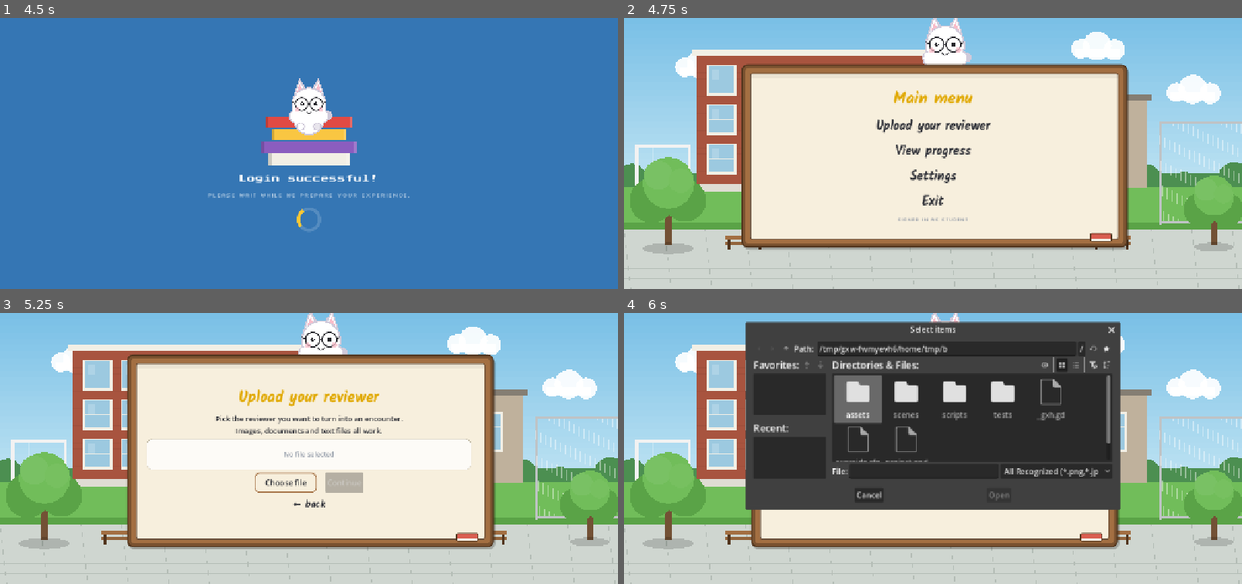
Above: before the commit, frames 1-4 (two rows, left to right).
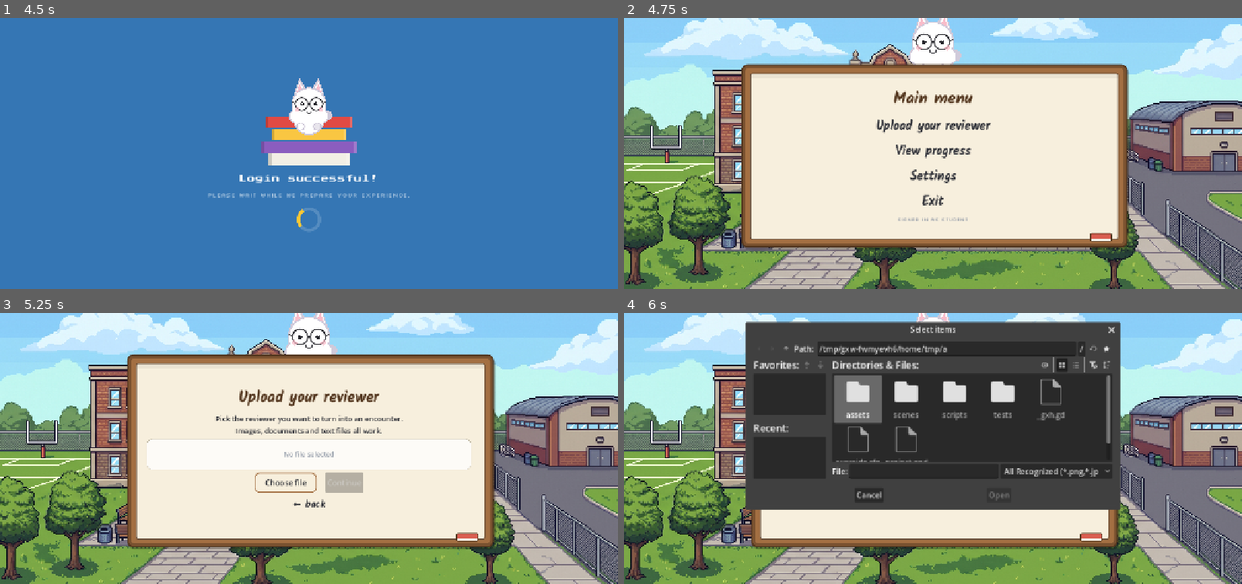
Above: after the commit, the same moments.

Repository: jekooo25/quizforge
Game: Godot game, scene res://scenes/main.tscn
The game is run twice, just before and just after one commit, with the same random seed, the same clock (stepped at 60 frames per second) and the same inputs.
Inputs (mouse positions are in pixels of both pictures, inside the frame that each line leads up to):
- Up to frame 1 (4.5 s): tap Enter at 0.5, 4.25 s; click (309, 153) at 0.67 s; click (309, 115) at 1.27 s; type "Alex" at 1.35 s; click (309, 137) at 1.5 s; type "12" at 1.58 s; click "Login" at 2 s; move the mouse to (185, 167) at 2.77 s; click (185, 167) at 2.92 s; tap Space at 3.5 s; move the mouse to (370, 93) at 3.52 s; click (370, 93) at 3.67 s; move the mouse to (278, 207) at 4.27 s; click (278, 207) at 4.42 s
- Up to frame 2 (4.75 s): no input
- Up to frame 3 (5.25 s): click "Upload your reviewer" at 5 s
- Up to frame 4 (6 s): click "Choose file" at 5.75 s

Frame 1 is identical in both runs. In frame 2, 47% of the frame differs, in the area x 0-100%, y 0-100%; in frame 3, 48%; in frame 4, 43%.

Commit message:
Photo background on every screen; board titles and empty rows fixed
Menu, upload, progress and settings now use the campus photo, so the whole
app matches the login flow. Yellow titles sat at low contrast on the cream
sheet, so they use the same dark wood as the logo. Progress showed
'Student Student' with blank rows when nothing was filled in; empty values
now read as a dash.

Diff:
--- a/scripts/screens/menu_screen.gd
+++ b/scripts/screens/menu_screen.gd
@@ -1,12 +1,11 @@
 extends Control
 ## Main menu on the bulletin board, mascot peeking over the top edge.
 
-const Backdrop := preload("res://scripts/ui/backdrop.gd")
 const Cat := preload("res://scripts/ui/cat_mascot.gd")
 
 
 func _ready() -> void:
-	var bg: Control = Backdrop.new()
+	var bg: Control = PhotoBackdrop.create()
 	add_child(bg)
 	bg.set_anchors_and_offsets_preset(Control.PRESET_FULL_RECT)
 
@@ -16,10 +15,10 @@
 	cat.anchor_right = 0.5
 	cat.anchor_top = 0.0
 	cat.anchor_bottom = 0.0
-	cat.offset_left = -55.0
-	cat.offset_right = 105.0
-	cat.offset_top = -14.0
-	cat.offset_bottom = 136.0
+	cat.offset_left = -80.0
+	cat.offset_right = 80.0
+	cat.offset_top = -36.0
+	cat.offset_bottom = 148.0
 	add_child(cat)
 
 	var center := CenterContainer.new()
@@ -30,7 +29,7 @@
 	board.custom_minimum_size = Vector2(800, 380)
 	center.add_child(board)
 
-	var title := UITheme.script("Main menu", 34, UITheme.YELLOW_DEEP)
+	var title := UITheme.script("Main menu", 34, UITheme.WOOD_DARK)
 	title.horizontal_alignment = HORIZONTAL_ALIGNMENT_CENTER
 	board.content.add_child(title)
 
--- a/scripts/screens/progress_screen.gd
+++ b/scripts/screens/progress_screen.gd
@@ -1,13 +1,13 @@
 extends Control
 ## Progress: what we know about this student so far.
 
-const Backdrop := preload("res://scripts/ui/backdrop.gd")
-
-var _stats: Array = []
+func _or_dash(value: String) -> String:
+	var v := value.strip_edges()
+	return v if v != "" else "—"
 
 
 func _ready() -> void:
-	var bg: Control = Backdrop.new()
+	var bg: Control = PhotoBackdrop.create()
 	add_child(bg)
 	bg.set_anchors_and_offsets_preset(Control.PRESET_FULL_RECT)
 
@@ -19,15 +19,17 @@
 	board.custom_minimum_size = Vector2(660, 400)
 	center.add_child(board)
 
-	var title := UITheme.script("Progress", 34, UITheme.YELLOW_DEEP)
+	var title := UITheme.script("Progress", 34, UITheme.WOOD_DARK)
 	title.horizontal_alignment = HORIZONTAL_ALIGNMENT_CENTER
 	board.content.add_child(title)
 
+	# an empty field should read as empty, not as a blank row
+	var who := Nav.display_name() if str(Nav.user.get("first_name", "")).strip_edges() != "" else "—"
 	var lines := [
-		{"k": "Student", "v": Nav.display_name()},
-		{"k": "School", "v": str(Nav.user.get("school", "—"))},
-		{"k": "Student ID", "v": str(Nav.user.get("student_id", "—"))},
-		{"k": "Reviewer", "v": str(Nav.user.get("reviewer_file", "")).get_file() if str(Nav.user.get("reviewer_file", "")) != "" else "—"},
+		{"k": "Student", "v": who},
+		{"k": "School", "v": _or_dash(str(Nav.user.get("school", "")))},
+		{"k": "Student ID", "v": _or_dash(str(Nav.user.get("student_id", "")))},
+		{"k": "Reviewer", "v": _or_dash(str(Nav.user.get("reviewer_file", "")).get_file())},
 		{"k": "Encounters", "v": Nav.encounter_title if Nav.encounter_ready else "0"},
 	]
 	for line in lines:
--- a/scripts/screens/settings_screen.gd
+++ b/scripts/screens/settings_screen.gd
@@ -1,11 +1,9 @@
 extends Control
 ## Settings: music and SFX sliders on the yellow panel from the design.
 
-const Backdrop := preload("res://scripts/ui/backdrop.gd")
-
 
 func _ready() -> void:
-	var bg: Control = Backdrop.new()
+	var bg: Control = PhotoBackdrop.create()
 	add_child(bg)
 	bg.set_anchors_and_offsets_preset(Control.PRESET_FULL_RECT)
 
--- a/scripts/screens/upload_screen.gd
+++ b/scripts/screens/upload_screen.gd
@@ -2,7 +2,6 @@
 ## Reviewer upload. On desktop this opens Godot's file dialog; the design's
 ## Android picker is the same step on a phone.
 
-const Backdrop := preload("res://scripts/ui/backdrop.gd")
 const Cat := preload("res://scripts/ui/cat_mascot.gd")
 
 var _chosen_path := ""
@@ -12,7 +11,7 @@
 
 
 func _ready() -> void:
-	var bg: Control = Backdrop.new()
+	var bg: Control = PhotoBackdrop.create()
 	add_child(bg)
 	bg.set_anchors_and_offsets_preset(Control.PRESET_FULL_RECT)
 
@@ -21,10 +20,10 @@
 	cat.anchor_right = 0.5
 	cat.anchor_top = 0.0
 	cat.anchor_bottom = 0.0
-	cat.offset_left = -55.0
-	cat.offset_right = 105.0
-	cat.offset_top = -14.0
-	cat.offset_bottom = 136.0
+	cat.offset_left = -80.0
+	cat.offset_right = 80.0
+	cat.offset_top = -36.0
+	cat.offset_bottom = 148.0
 	add_child(cat)
 
 	var center := CenterContainer.new()
@@ -35,7 +34,7 @@
 	board.custom_minimum_size = Vector2(760, 400)
 	center.add_child(board)
 
-	var title := UITheme.script("Upload your reviewer", 32, UITheme.YELLOW_DEEP)
+	var title := UITheme.script("Upload your reviewer", 32, UITheme.WOOD_DARK)
 	title.horizontal_alignment = HORIZONTAL_ALIGNMENT_CENTER
 	board.content.add_child(title)
 
